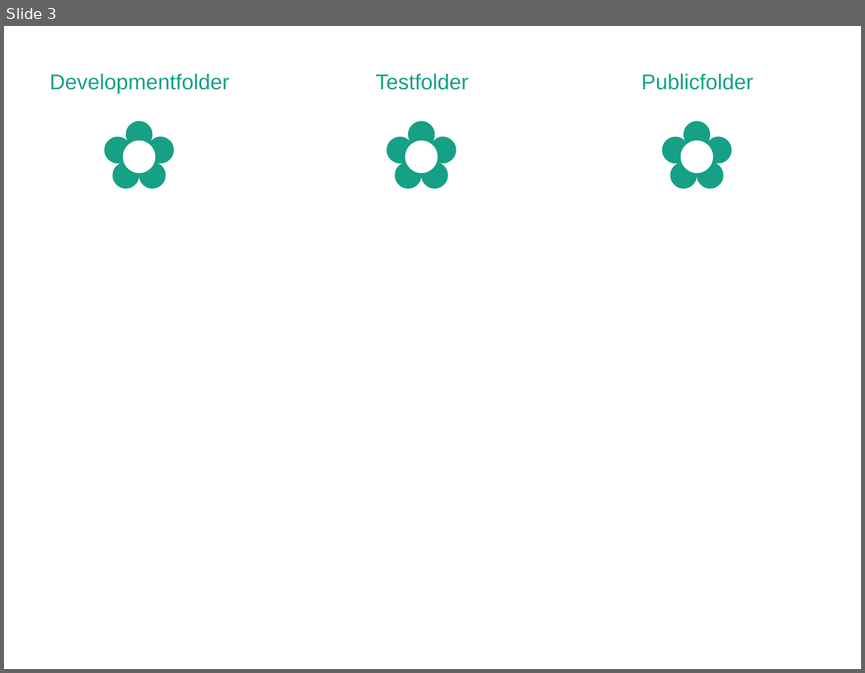
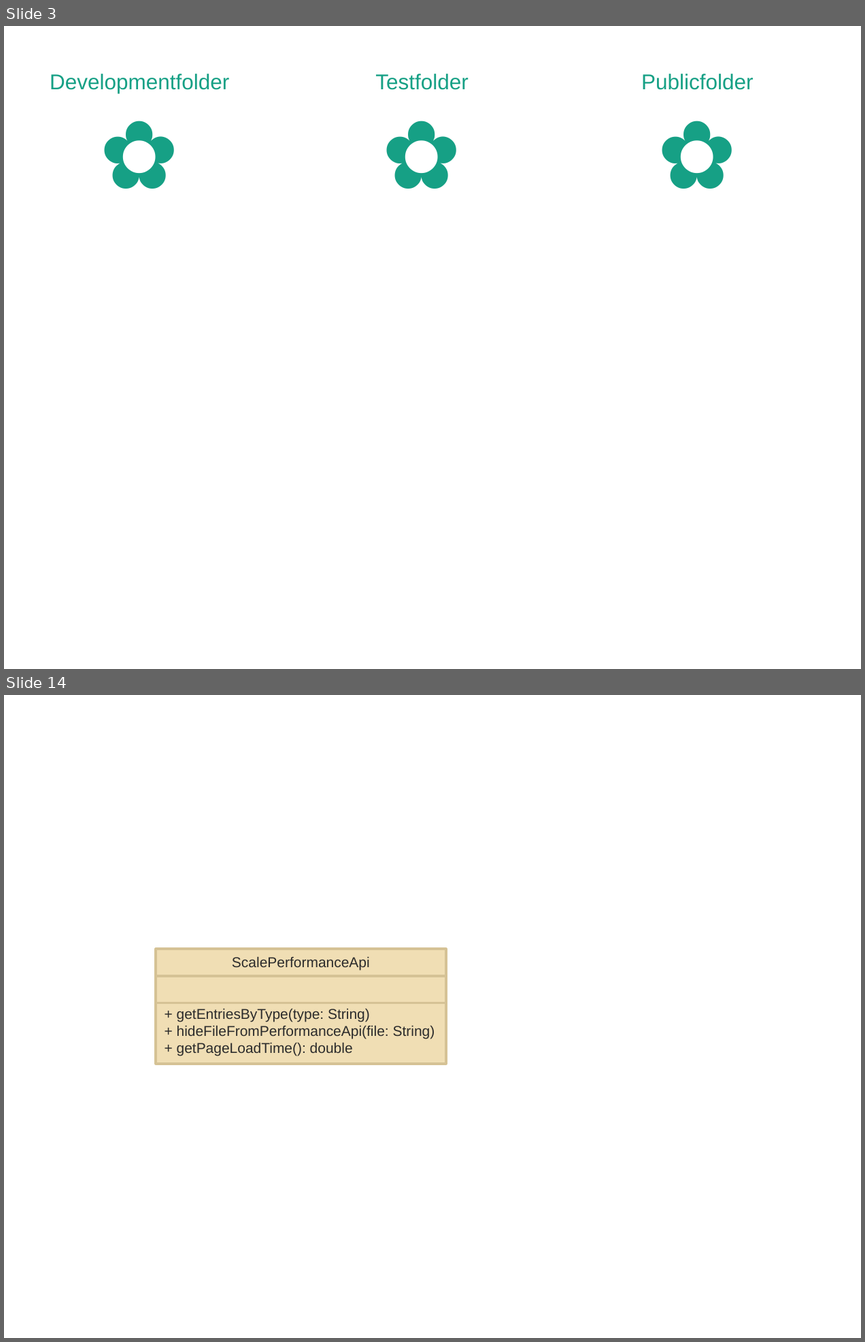
Before and after one commit to SCALE-Team/scale-team.github.io, a slide deck: scale-perf-dev/docs/documentation_graphics.pptx. Shown one above the other, each under a label of ours: slide 3 before the commit, slides 3 and 14 after it; the slides between them are not shown. The pictures are 865x673 and 865x1342 pixels, drawn with LibreOffice and Linux fonts; fonts in the diff are those of the drawing. Boxes give left, top, right and bottom in pixels: in the first picture for what was removed or moved away, otherwise in the second. Text is boxed around its words. In the diff, an @@ line names an element or a change of style, - is before the commit and + after.

```diff
--- a/scale-perf-dev/docs/documentation_graphics.pptx
+++ b/scale-perf-dev/docs/documentation_graphics.pptx
@@ slide 14 added at <box>4,695,861,1338</box>, background #FFFFFF @@
@@ rectangle added at <box>156,949,446,1064</box>, fill #F0DEB4, outline #D5C295 2 pt, 12 pt, text #2B2B2B @@
+ScalePerformanceApi
++ getEntriesByType(type: String)
++ hideFileFromPerformanceApi(file: String)
++ getPageLoadTime(): double
@@ line added from (156, 976) to (446, 976), #D5C295 2 pt @@
@@ line added from (156, 1002) to (446, 1002), #D5C295 2 pt @@
```
Also in this commit, not shown: 5 slides changed, 9 other slides added, 1 other file.
